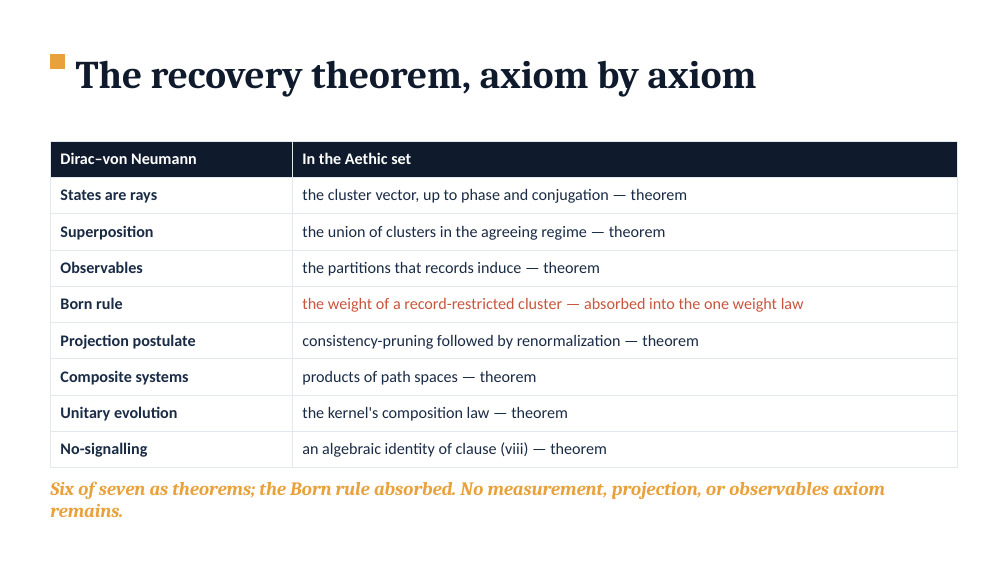
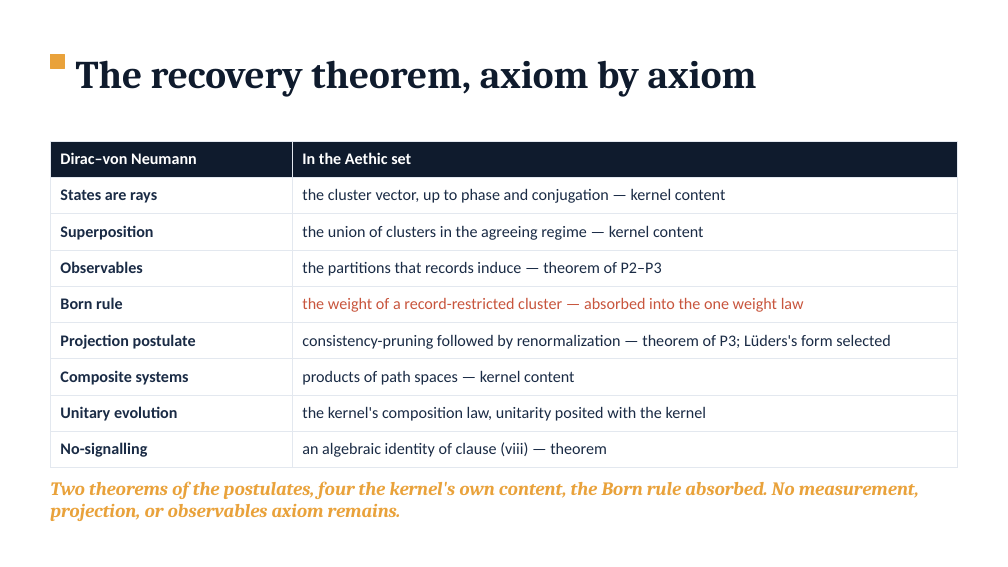
Before and after one commit to brunchwnewton/aethic-code, a slide deck: slide 28 of files/Aethic_Reasoning_60min.pptx. Drawn at 1008x567 pixels with LibreOffice and Linux fonts; fonts in the diff are those of the drawing. Boxes give left, top, right and bottom in pixels: in the first picture for what was removed or moved away, otherwise in the second. Text is boxed around its words. In the diff, an @@ line names an element or a change of style, - is before the commit and + after.

```diff
--- a/files/Aethic_Reasoning_60min.pptx
+++ b/files/Aethic_Reasoning_60min.pptx
@@ table at bbox=[50, 141, 958, 461] @@
-row 2, column 2: the cluster vector, up to phase and conjugation — theorem
+row 2, column 2: the cluster vector, up to phase and conjugation — kernel content
-row 3, column 2: the union of clusters in the agreeing regime — theorem
+row 3, column 2: the union of clusters in the agreeing regime — kernel content
-row 4, column 2: the partitions that records induce — theorem
+row 4, column 2: the partitions that records induce — theorem of P2–P3
-row 6, column 2: consistency-pruning followed by renormalization — theorem
+row 6, column 2: consistency-pruning followed by renormalization — theorem of P3; Lüders's form selected
-row 7, column 2: products of path spaces — theorem
+row 7, column 2: products of path spaces — kernel content
-row 8, column 2: the kernel's composition law — theorem
+row 8, column 2: the kernel's composition law, unitarity posited with the kernel
@@ text at bbox=[50, 481, 919, 521]: text changed @@
-Six of seven as theorems; the Born rule absorbed. No measurement, projection, or observables axiom remains.
+Two theorems of the postulates, four the kernel's own content, the Born rule absorbed. No measurement, projection, or observables axiom remains.
```
Also in this commit, not shown: 1 other slide changed, 1 other file.
